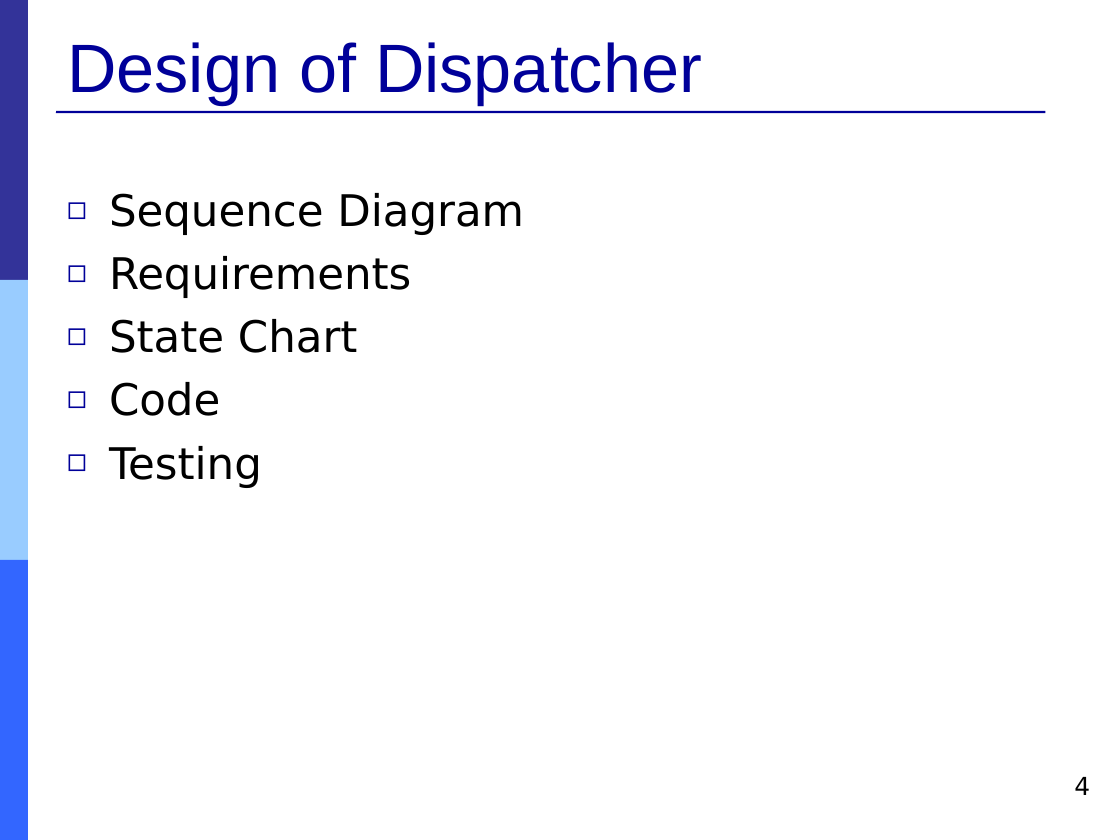
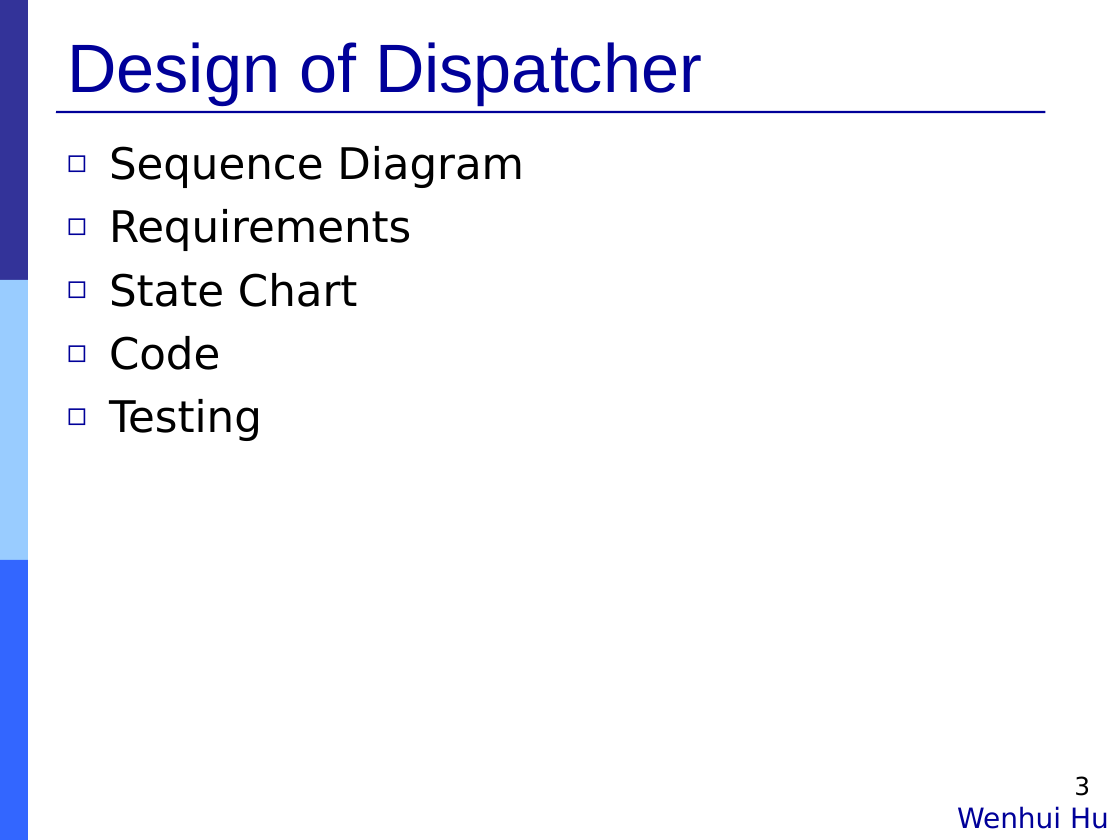
Before and after one commit to Muliang/18649, a slide deck: slide 3 of logs/09_final_pres.ppt (slide 4 before the commit). Drawn at 1120x840 pixels with LibreOffice and Linux fonts; fonts in the diff are those of the drawing. Boxes give left, top, right and bottom in pixels: in the first picture for what was removed or moved away, otherwise in the second. Text is boxed around its words. In the diff, an @@ line names an element or a change of style, - is before the commit and + after.

Commit message:
add comparison wenhui

```diff
--- a/logs/09_final_pres.ppt
+++ b/logs/09_final_pres.ppt
@@ text "Sequence Diagram": place and size @@
-text "Sequence Diagram" at [109, 193, 524, 488]
+text "Sequence Diagram" at [109, 146, 524, 441]
@@ page number at [1074, 776, 1090, 796]: text changed @@
-4
+3
@@ text added at [957, 806, 1109, 829], 18 pt, text #000099 @@
+Wenhui Hu
```
Also in this commit, not shown: 1 other slide changed, 1 other file.
